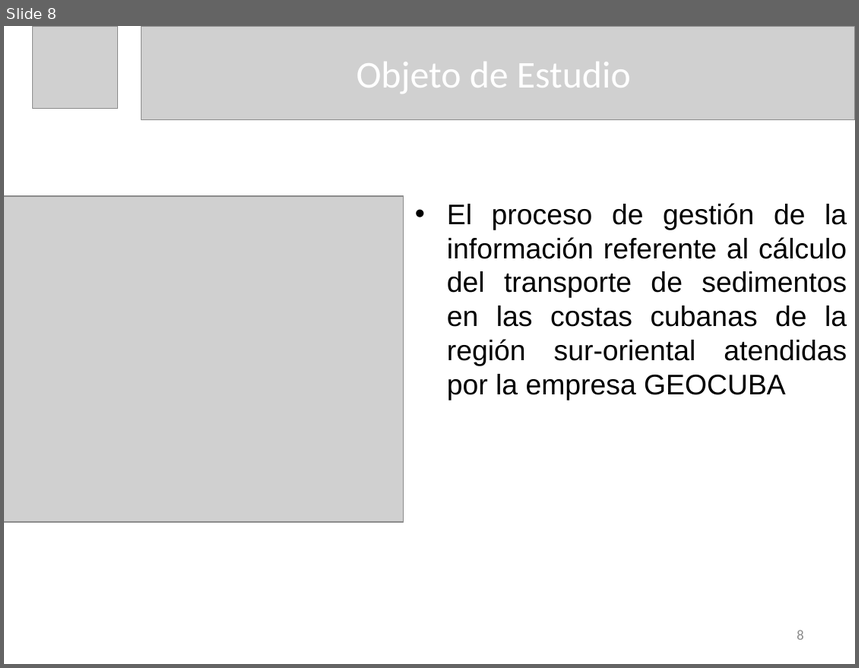
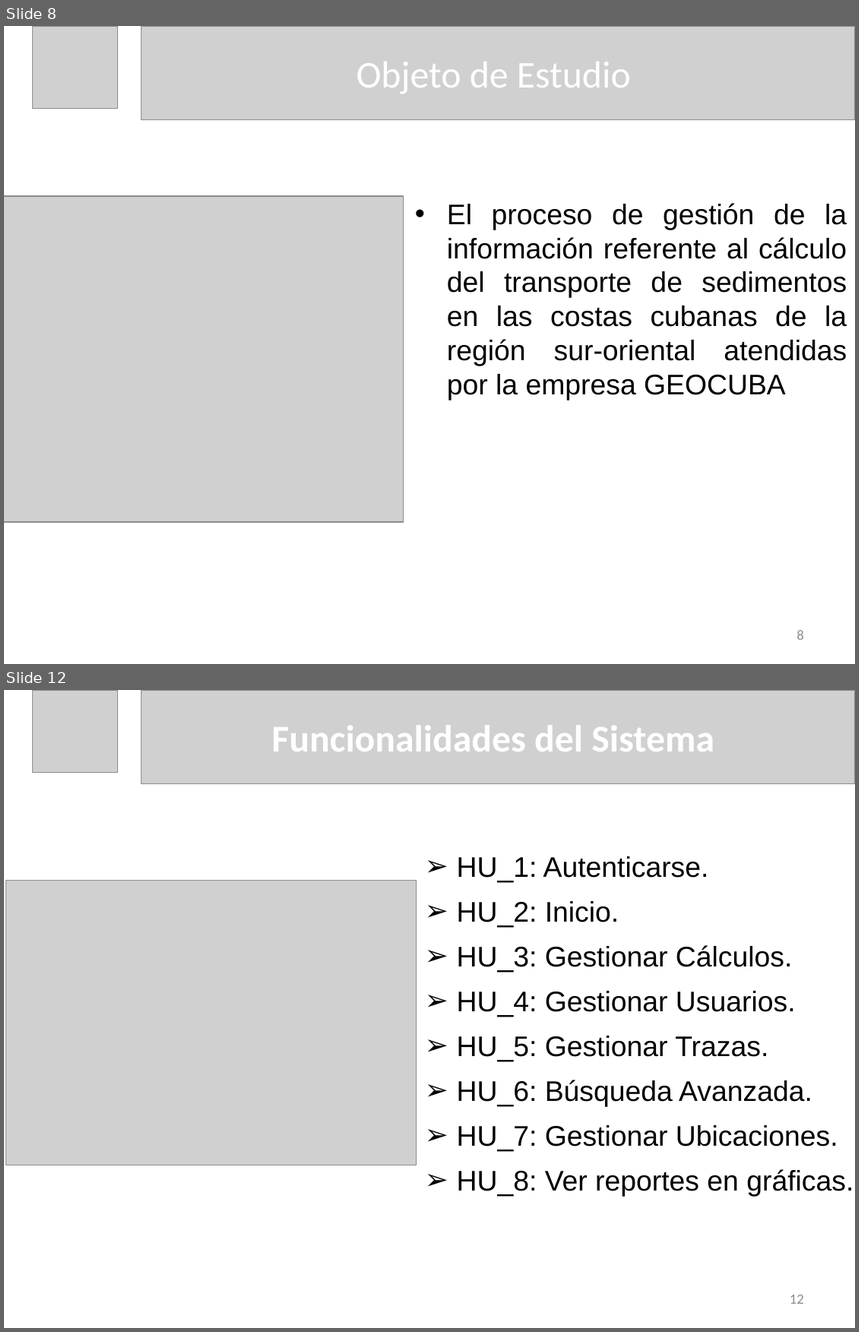
Before and after one commit to dariel-cabrera/MoreCoasts, a slide deck: DOC/Presentacion de Tesis Dariel Cabrera Lopez.pptx. Shown one above the other, each under a label of ours: slide 8 before the commit, slides 8 and 12 after it; the slides between them are not shown. The pictures are 859x668 and 859x1332 pixels, drawn with LibreOffice and Linux fonts; fonts in the diff are those of the drawing; grey boxes stand for pictures. Boxes give left, top, right and bottom in pixels: in the first picture for what was removed or moved away, otherwise in the second. Text is boxed around its words. In the diff, an @@ line names an element or a change of style, - is before the commit and + after.

Commit message:
Reportes Modulo

```diff
--- a/DOC/Presentacion de Tesis Dariel Cabrera Lopez.pptx
+++ b/DOC/Presentacion de Tesis Dariel Cabrera Lopez.pptx
@@ slide 12 added at [4,690,855,1328], background #FFFFFF @@
@@ picture added at [32,690,118,773] @@
@@ picture added at [141,690,855,784] @@
@@ title added at [272,725,715,752], 32 pt, text #FFFFFF, bold @@
+Funcionalidades del Sistema
@@ text added at [457,856,854,1196], 24 pt, text #000000 @@
+➢ HU_1: Autenticarse.
+➢ HU_2: Inicio.
+➢ HU_3: Gestionar Cálculos.
+➢ HU_4: Gestionar Usuarios.
+➢ HU_5: Gestionar Trazas.
+➢ HU_6: Búsqueda Avanzada.
+➢ HU_7: Gestionar Ubicaciones.
+➢ HU_8: Ver reportes en gráficas.
@@ picture added at [6,881,416,1166] @@
@@ page number added at [790,1295,804,1304], 12 pt, text #8C8C8C @@
+12
```
Also in this commit, not shown: 3 other slides added, 1 slide removed, 29 other files.
